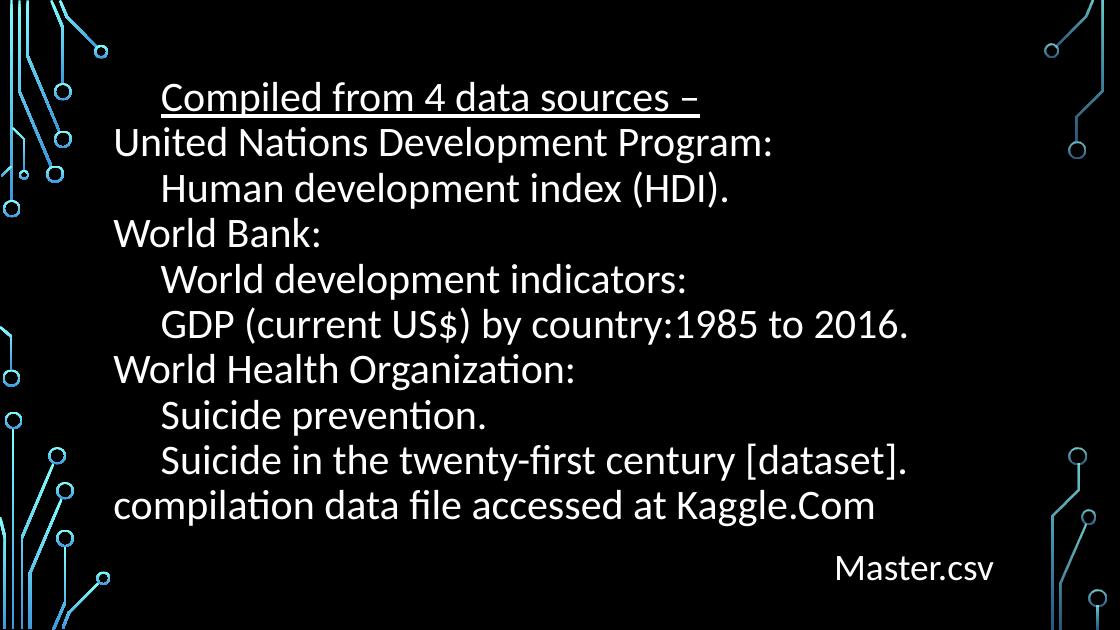
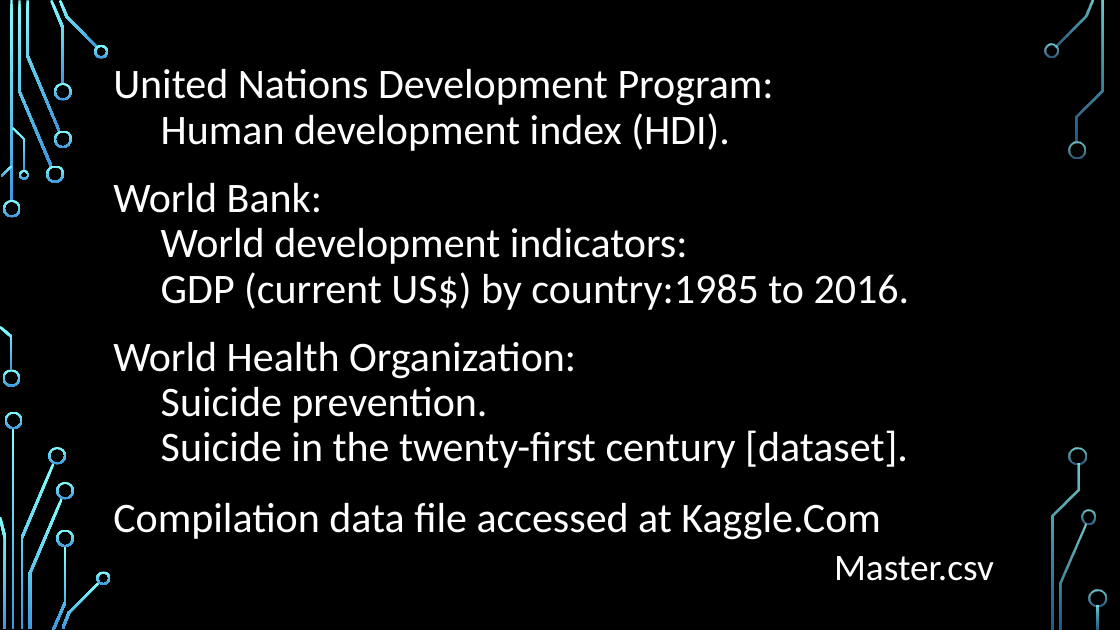
Before and after one commit to aeclaman/Project1, a slide deck: slide 8 of reports/SUICnotes.pptx (slide 2 before the commit). Drawn at 1120x630 pixels with LibreOffice and Linux fonts; fonts in the diff are those of the drawing; background and template pictures are left out. Boxes give left, top, right and bottom in pixels: in the first picture for what was removed or moved away, otherwise in the second. Text is boxed around its words. In the diff, an @@ line names an element or a change of style, - is before the commit and + after.

```diff
--- a/reports/SUICnotes.pptx
+++ b/reports/SUICnotes.pptx
@@ title at <box>113,69,910,540</box>: text changed @@
-Compiled from 4 data sources –
-United Nations Development Program:
-Human development index (HDI).
-World Bank:
-World development indicators:
-GDP (current US$) by country:1985 to 2016.
-World Health Organization:
-Suicide prevention.
-Suicide in the twenty-first century [dataset].
-compilation data file accessed at Kaggle.Com
+United Nations Development Program:
+Human development index (HDI).
+World Bank:
+World development indicators:
+GDP (current US$) by country:1985 to 2016.
+World Health Organization:
+Suicide prevention.
+Suicide in the twenty-first century [dataset].
+Compilation data file accessed at Kaggle.Com
```
Also in this commit, not shown: 10 other slides changed, 13 slides added, 5 slides removed.
